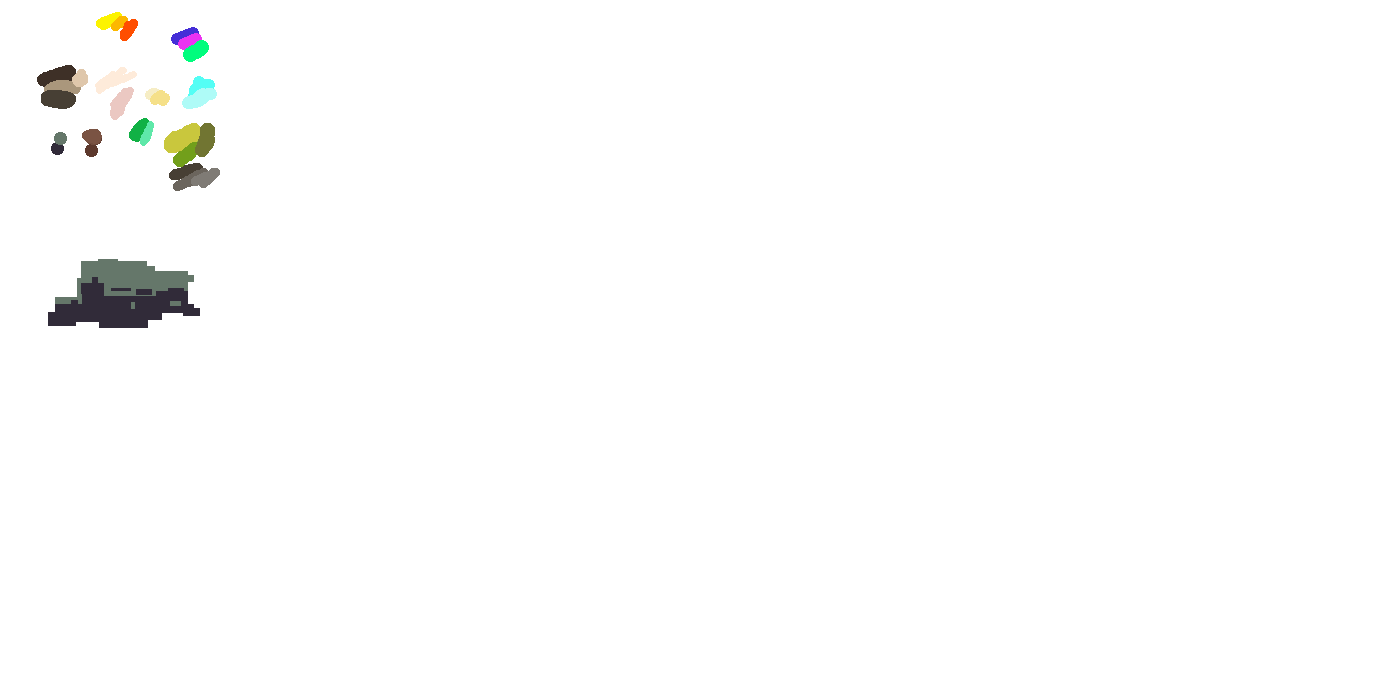
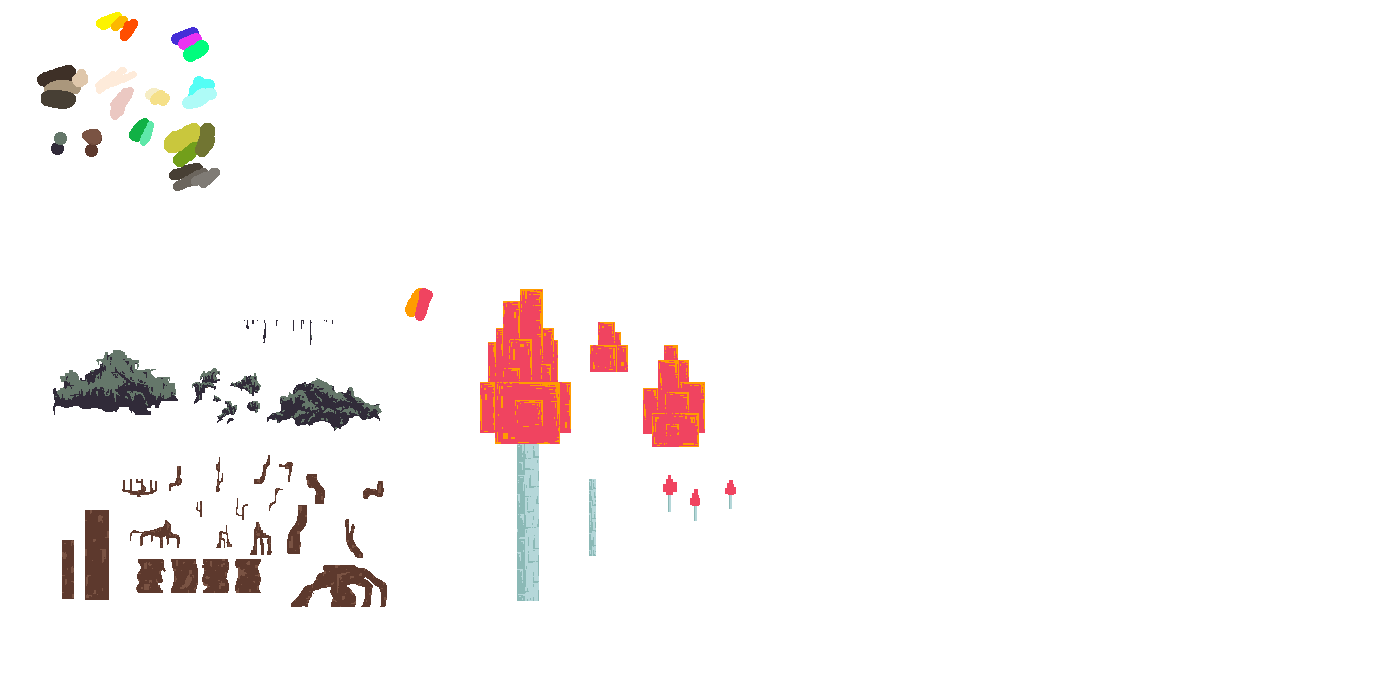
Layers edited between the first and the second 1400×700 image:
renamed "Layer 1" to "Layer 15", painted on it over [48, 259, 571, 607]
added layer "Layer 16" above "Pallette" over [499, 322, 736, 601]
